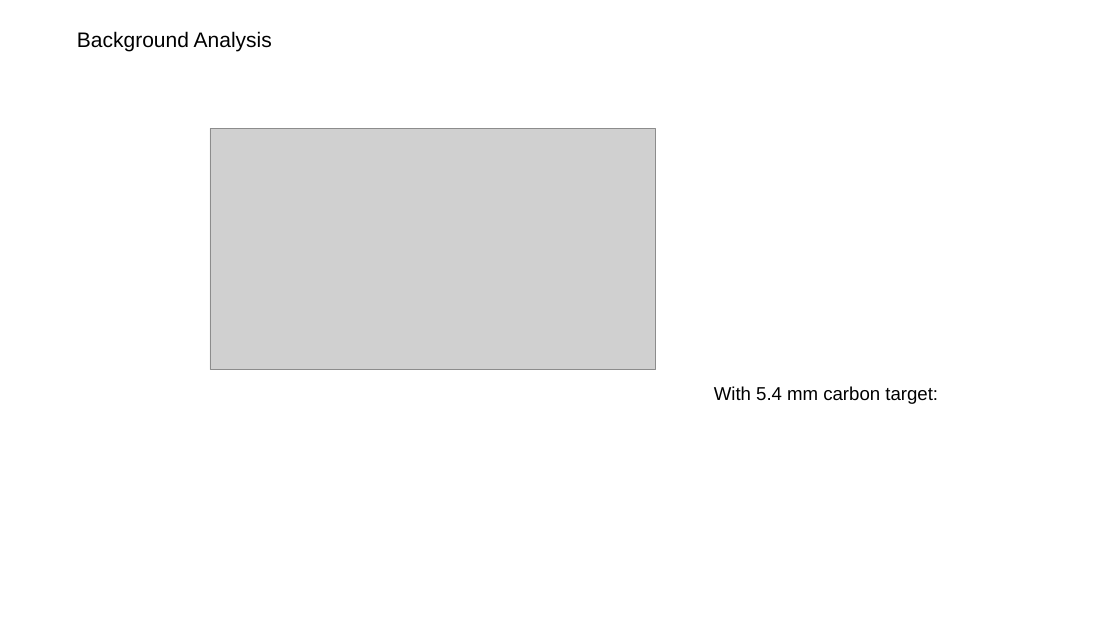
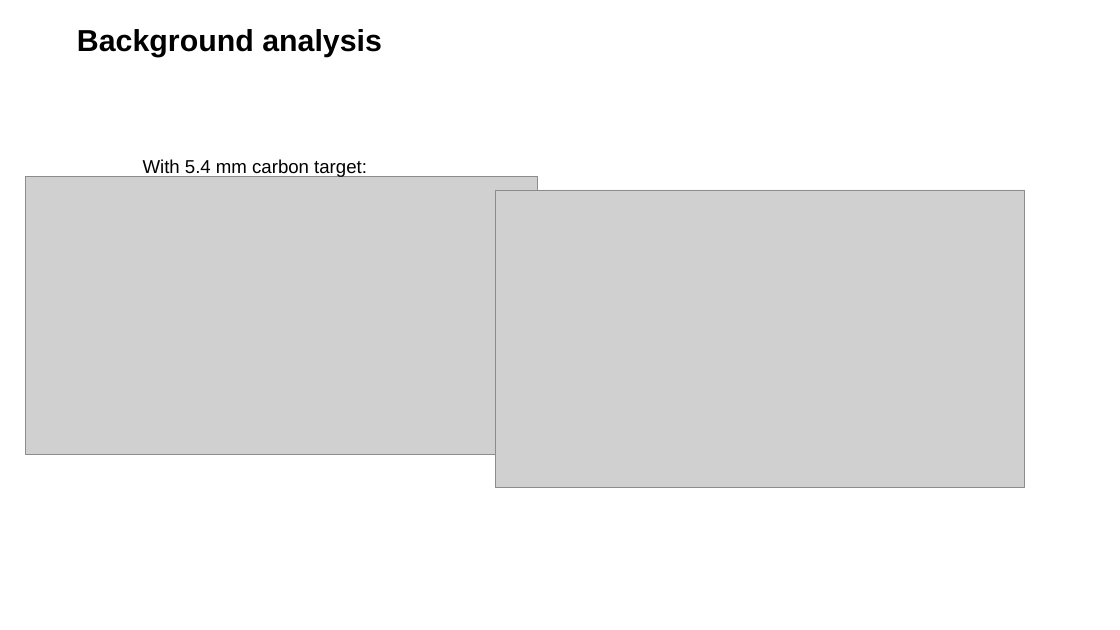
Before and after one commit to jenegger/r3b_wg, a slide deck: slide 19 of presentation_wg.odp (slide 20 before the commit). Drawn at 1120x630 pixels with LibreOffice and Linux fonts; fonts in the diff are those of the drawing; grey boxes stand for pictures; background and template pictures are left out. Boxes give left, top, right and bottom in pixels: in the first picture for what was removed or moved away, otherwise in the second. Text is boxed around its words. In the diff, an @@ line names an element or a change of style, - is before the commit and + after.

```diff
--- a/presentation_wg.odp
+++ b/presentation_wg.odp
@@ title at (77, 29, 382, 57): text changed; size 18 to 26 pt; bold on @@
-Background Analysis
+Background analysis
@@ picture: place and size @@
-picture at (210, 129, 655, 370)
+picture at (25, 176, 538, 454)
@@ text "With 5.4 mm carbon target:": place and size @@
-text "With 5.4 mm carbon target:" at (714, 386, 938, 404)
+text "With 5.4 mm carbon target:" at (143, 159, 367, 178)
@@ picture added at (496, 190, 1025, 487) @@
```
Also in this commit, not shown: 2 other slides changed, 1 slide removed, 7 other files.
